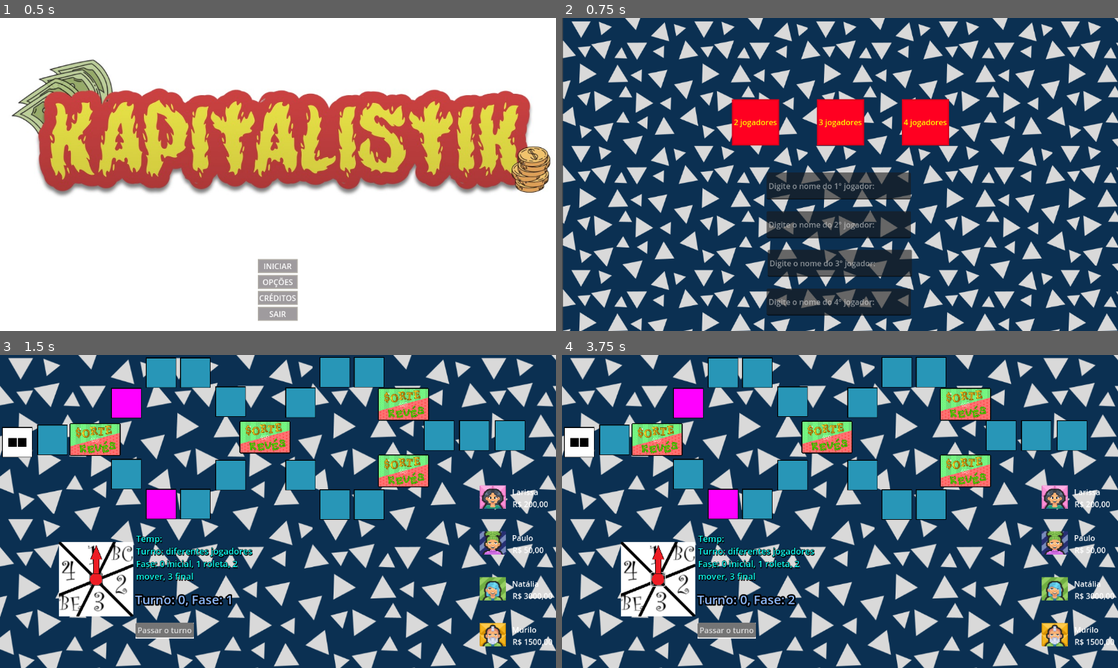
Above: before the commit, frames 1-4 (two rows, left to right).
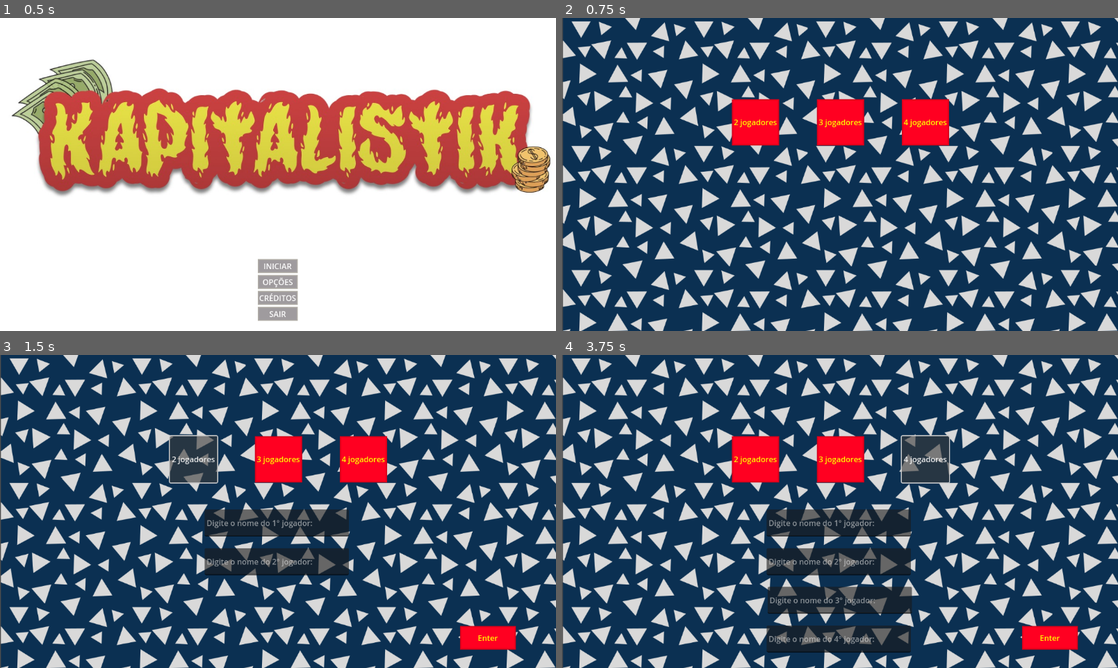
Above: after the commit, the same moments.

Repository: walo2/GameDev_ProjetoGeo
Game: Godot game, scene res://menu.tscn
Same seed, same stepped clock (60 frames per second), same inputs: the game is played once before the commit and once after it.
Inputs (mouse positions are in pixels of both pictures, inside the frame that each line leads up to):
- Up to frame 1 (0.5 s): no input
- Up to frame 2 (0.75 s): click "INICIAR" at 0.5 s
- Up to frame 3 (1.5 s): click "2 jogadores" at 1.25 s
- Up to frame 4 (3.75 s): click (728, 630) at 2 s, where only the run before the commit has a clickable "Passar o turno"; click (656, 580) at 2.77 s; click (923, 458) at 3.5 s, where only the run after the commit has a clickable "4 jogadores"

Frame 1 is identical in both runs. In frame 2, 8.9% of the frame differs, in the area x 36-63%, y 49-96%; in frame 3, 58%; in frame 4, 61%, in the area x 0-100%, y 0-100%.

Commit message:
Menuplayers consertado e nome dos jogadores consertado

Diff:
--- a/Kapitalistik/MenuPlayers.gd
+++ b/Kapitalistik/MenuPlayers.gd
@@ -1,10 +1,16 @@
 extends Control
 
 @export var num_players_selected = 2
+@onready var labels = [$Player1_name, $Player2_name, $Player3_name, $Player4_name]
 
 # Called when the node enters the scene tree for the first time.
 func _ready():
-	pass # Replace with function body.
+
+	labels[0].visible = false
+	labels[1].visible = false
+	labels[2].visible = false
+	labels[3].visible = false
+	$Enter.visible = false
 
 
 # Called every frame. 'delta' is the elapsed time since the previous frame.
@@ -15,19 +21,29 @@
 func _on_2players_pressed():
 	num_players_selected = 2
 	GlobalData.set_num_players(num_players_selected)
-	get_tree().change_scene_to_file("res://tile_map.tscn")
+	labels[0].visible = true
+	labels[1].visible = true
+	$Enter.visible = true
 
 
 func _on_3players_pressed():
 	num_players_selected = 3
 	GlobalData.set_num_players(num_players_selected)
-	get_tree().change_scene_to_file("res://tile_map.tscn")
+	labels[0].visible = true
+	labels[1].visible = true
+	labels[2].visible = true
+	$Enter.visible = true
+
 
 
 func _on_4players_pressed():
 	num_players_selected = 4
 	GlobalData.set_num_players(num_players_selected)
-	get_tree().change_scene_to_file("res://tile_map.tscn")
+	labels[0].visible = true
+	labels[1].visible = true
+	labels[2].visible = true
+	labels[3].visible = true
+	$Enter.visible = true
 
 
 func get_player_name(playerID):
@@ -44,3 +60,7 @@
 
 func _on_player_4_name_text_changed(new_text):
 	GlobalData.set_player_name(3, new_text);
+
+
+func _on_enter_pressed():
+	get_tree().change_scene_to_file("res://tile_map.tscn")
--- a/Kapitalistik/MenuPlayers.tscn
+++ b/Kapitalistik/MenuPlayers.tscn
@@ -200,6 +200,21 @@
 offset_bottom = 616.0
 placeholder_text = "Digite o nome do 4° jogador:"
 
+[node name="Enter" type="Button" parent="."]
+top_level = true
+layout_mode = 2
+offset_left = 953.0
+offset_top = 561.0
+offset_right = 1069.0
+offset_bottom = 610.0
+grow_horizontal = 2
+grow_vertical = 2
+size_flags_stretch_ratio = 0.0
+theme = SubResource("Theme_nl0wd")
+theme_override_colors/font_color = Color(1, 1, 0, 1)
+text = "Enter
+"
+
 [connection signal="pressed" from="Background/2Players" to="." method="_on_2players_pressed"]
 [connection signal="pressed" from="Background/3Players" to="." method="_on_4players_pressed"]
 [connection signal="pressed" from="Background/4Players" to="." method="_on_3players_pressed"]
@@ -207,3 +222,5 @@
 [connection signal="text_changed" from="Player2_name" to="." method="_on_player_2_name_text_changed"]
 [connection signal="text_changed" from="Player3_name" to="." method="_on_player_3_name_text_changed"]
 [connection signal="text_changed" from="Player4_name" to="." method="_on_player_4_name_text_changed"]
+[connection signal="pressed" from="Enter" to="." method="_on_enter_pressed"]
+[connection signal="pressed" from="Enter" to="." method="_on_4players_pressed"]
--- a/Kapitalistik/hud.gd
+++ b/Kapitalistik/hud.gd
@@ -1,48 +1,26 @@
 extends CanvasLayer
 
 
-var holder = [$VBoxContainer/Holder, $VBoxContainer/Holder2, $VBoxContainer/Holder3, $VBoxContainer/Holder4]
-
-#de alguma forma pegar a quantidade de players
-#@onready var qnt_players;
-
-
-#var holderUsers = {
-#	jogador1: 'VBoxContainer/Holder/User.text',
-#	jogador2: 'VBoxContainer/Holder2/User.text',
-#	jogador3: 'VBoxContainer/Holder3/User.text',
-#	jogador4: 'VBoxContainer/Holder4/User.text'
-#}
-
-#@onready var holderUsers = [VBoxContainer/Holder/User.text, VBoxContainer/Holder2/User, VBoxContainer/Holder3/User, VBoxContainer/Holder4/User]
-#var nome_players = ["nome1", "nome2", "nome3", "nome4"]
+@onready var holder = [$VBoxContainer/Holder, $VBoxContainer/Holder2, $VBoxContainer/Holder3, $VBoxContainer/Holder4]
 
 
 # fazer algo pra settar o nome dos jogadores e atualizar os saldos
 
 # Called when the node enters the scene tree for the first time.
 func _ready():
-	pass
-	#if qnt_players == 2: # se a quantidade de players for 2
-	#	holder[0].visible = true
-	#	holder[1].visible = true
-	#	holder[2].visible = false
-	#	holder[3].visible = false
-	#elif qnt_players == 3: # se a quantidade de players for 3
-	#	holder[0].visible = true
-	#	holder[1].visible = true
-	#	holder[2].visible = true
-	#	holder[3].visible = false
-	#else: # se a quantidade de players for 4
-		#holder[0].visible = true#
-		#holder[1].visible = true
-		#holder[2].visible = true
-		#holder[3].visible = true
 
-#holder[0].get_node(holderUsers.jogador1).text = nome_players[0]
-#$holderUsers.jogador2 = nome_players[1]
-#$holderUsers.jogador3 = nome_players[2]
-#$holderUsers.jogador4 = nome_players[3]
+	holder[0].visible = false
+	holder[1].visible = false
+	holder[2].visible = false
+	holder[3].visible = false
+
+	for i in GlobalData.num_players:
+		holder[i].visible = true
+
+	$VBoxContainer/Holder/User.text = GlobalData.player_names[0]
+	$VBoxContainer/Holder2/User.text = GlobalData.player_names[1]
+	$VBoxContainer/Holder3/User.text = GlobalData.player_names[2]
+	$VBoxContainer/Holder4/User.text = GlobalData.player_names[3]
 
 
 # Called every frame. 'delta' is the elapsed time since the previous frame.
